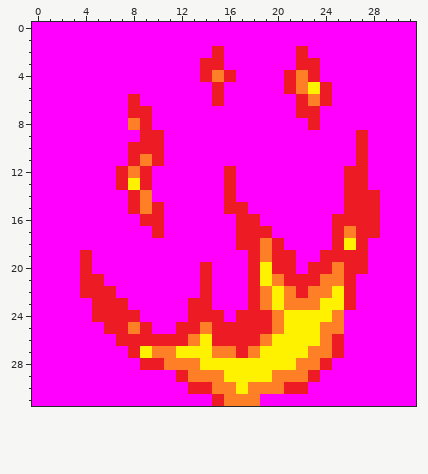
Two versions of one pixel-art sprite, Assets/BlockTextures/Fire/3.png. That is the earlier state.
The file is 32x32 pixels.
New version:
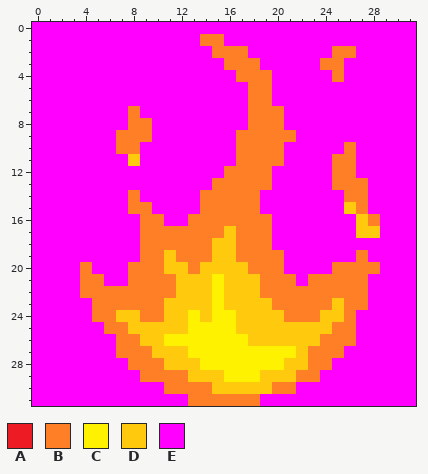
Palette (. is transparent): A #ed1c24  B #ff7f27  C #fff200  D #ffc90e  E #ff00ff
Difference:
Changed rows in their new state; - is an unchanged pixel.
first column x 4:
 1 ----------BB-------------
 2 -----------BBB----E--BB--
 3 ----------EEBBB---EEBB---
 4 ----------EEEBBB-EEE-B---
 5 -----------E--BB-EEEE----
 6 ----E------E--BB--EEE----
 7 ----BE--------BBB-EE-----
 8 -----B--------BBB--E-----
 9 ---BBBE------BBBBB-----E-
10 ---BBEE------BBBB-----BE-
11 ----DEE------BBBB----BBE-
12 ---EEE------BBBB-----BBE-
13 ---EEE-----BBBBB-----BBB-
14 ----BE----BBBBB-------BBE
15 ----B-E---BBBBB-------DBE
16 -----BB--BBBBBBB-----EEDB
17 -----BBBBBBBDBBB-----EEDD
18 -----BBBBBBDDBB-E----EEE-
19 E----BBDBBBDDBB-BE--EEEB-
20 B---BBBDDBDDDDBBBE-EE-BBB
21 BB--BBBBDDDCDDDB-BEB--BB-
22 BBBBBBBBDDDCDDD-B-B--BBB-
23 -BBBBBBDDDDCDDDDB---BDBB-
24 -BBDDBBDDCDCCDDDDBBBDDB--
25 --BBDDDDDCCCCDDDDDDDD-B--
26 ---BBDDCCC-CCCDDDDDD-BB--
27 ---BBBDDD--CCCC---D--B---
28 ----BBBDDD-------DD-B----
29 -----BBBBDDD---DDD-B-----
30 -------BBBBDDDDD-BE------
31 ---------BBB-------------
